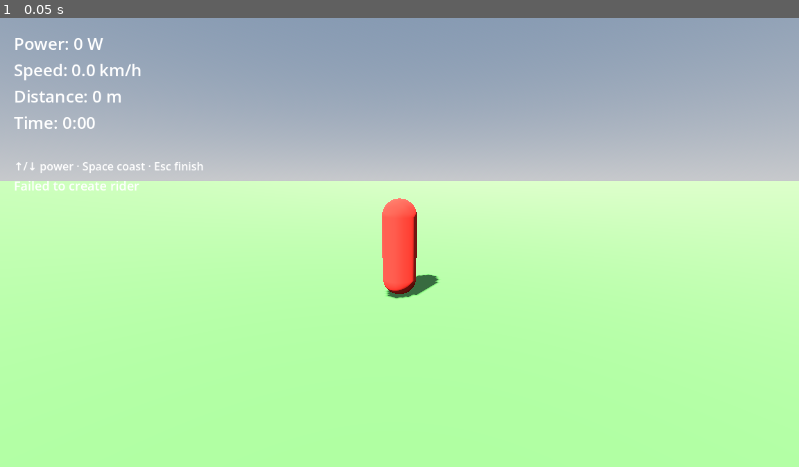
Above: before the commit, frame 1.
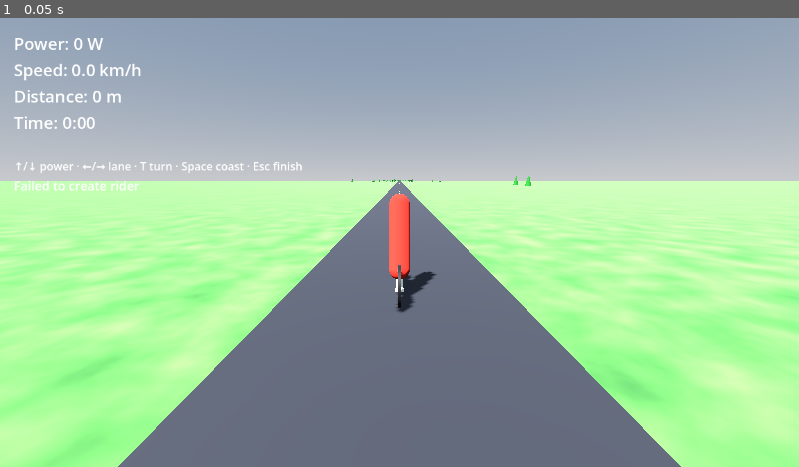
Above: after the commit, the same moment.

Repository: vincentdavis/gotta-bike-fast
Game: Godot game, scene res://scenes/ride.tscn
The game is run twice, just before and just after one commit, with the same random seed, the same clock (stepped at 60 frames per second) and the same inputs. This scene is started directly instead of the project's main scene.
Inputs:
- Up to frame 1 (0.05 s): no input

The runs differ from the first frame. In frame 1, 29% of the frame differs, in the area x 0-100%, y 32-100%.

Commit message:
Phase 1.5b - visual pass + lateral steering + turn-around
Visuals: dashed center line (MultiMesh-batched), tiled Perlin noise
ground (dark-to-light green ramp), 250 cone trees scattered beside
the road for motion parallax (MultiMesh, per-instance colour).

Controls: steering changed from free yaw to lateral lane-shift,
clamped to +/- 2 m from road centre. New T key flips the rider 180
degrees for turn-around. HUD hint updated.

Co-Authored-By: Claude Opus 4.7 (1M context) <noreply@anthropic.com>

Diff:
--- a/scenes/hud.tscn
+++ b/scenes/hud.tscn
@@ -33,7 +33,7 @@
 theme_override_font_sizes/font_size = 18
 
 [node name="HintLabel" type="Label" parent="VBox"]
-text = "↑/↓ power · Space coast · Esc finish"
+text = "↑/↓ power · ←/→ lane · T turn · Space coast · Esc finish"
 theme_override_font_sizes/font_size = 16
 
 [node name="StatusLabel" type="Label" parent="VBox"]
--- a/scripts/world/ride_controller.gd
+++ b/scripts/world/ride_controller.gd
@@ -9,6 +9,8 @@
 const POWER_RATE_WPS := 80.0
 const MAX_POWER_W := 1000.0
 const STARTING_POWER_W := 100.0
+const LATERAL_SPEED_MPS := 3.0
+const ROAD_HALF_WIDTH_M := 2.0  # soft clamp so the rider stays on the road
 const SAMPLE_HZ := 4.0
 const SAMPLE_FLUSH_S := 5.0
 
@@ -27,6 +29,7 @@
 var velocity_mps: float = 0.0
 var distance_m: float = 0.0
 var elapsed_s: float = 0.0
+var heading: int = 1  # +1 = facing -Z, -1 = turned around (facing +Z)
 
 var _samples_buffer: Array = []
 var _sample_accum_s: float = 0.0
@@ -36,6 +39,9 @@
 func _ready() -> void:
 	_setup_environment()
 	_setup_ground()
+	_setup_road()
+	_setup_markers()
+	_setup_scenery()
 	_setup_sun()
 	_setup_rider()
 	_setup_camera()
@@ -63,11 +69,153 @@
 	var mesh := PlaneMesh.new()
 	mesh.size = Vector2(4000, 4000)
 	ground.mesh = mesh
+
+	# Procedural grass texture: tiled Perlin noise mapped through a green ramp.
+	var noise := FastNoiseLite.new()
+	noise.noise_type = FastNoiseLite.TYPE_PERLIN
+	noise.frequency = 0.04
+	noise.fractal_octaves = 4
+	var noise_tex := NoiseTexture2D.new()
+	noise_tex.noise = noise
+	noise_tex.width = 512
+	noise_tex.height = 512
+	noise_tex.seamless = true
+	var ramp := Gradient.new()
+	ramp.set_color(0, Color(0.22, 0.42, 0.20))
+	ramp.set_color(1, Color(0.44, 0.64, 0.32))
+	noise_tex.color_ramp = ramp
+
 	var mat := StandardMaterial3D.new()
-	mat.albedo_color = Color(0.35, 0.55, 0.28)
+	mat.albedo_texture = noise_tex
+	mat.uv1_scale = Vector3(200, 200, 1)
 	mat.roughness = 1.0
 	ground.material_override = mat
 	add_child(ground)
+
+
+func _setup_road() -> void:
+	const ROAD_WIDTH := 4.0
+	const ROAD_LENGTH := 20000.0
+	const LINE_WIDTH := 0.15
+
+	# Asphalt strip down the middle of the field, slightly raised to avoid
+	# z-fighting with the ground. Centered on the rider's path (-Z forward).
+	var road := MeshInstance3D.new()
+	var road_mesh := PlaneMesh.new()
+	road_mesh.size = Vector2(ROAD_WIDTH, ROAD_LENGTH)
+	road.mesh = road_mesh
+	var road_mat := StandardMaterial3D.new()
+	road_mat.albedo_color = Color(0.18, 0.18, 0.20)
+	road_mat.roughness = 0.85
+	road.material_override = road_mat
+	road.position = Vector3(0.0, 0.01, -ROAD_LENGTH * 0.5 + 100.0)
+	add_child(road)
+
+	# Dashed center line via MultiMesh — one draw call for all dashes.
+	const DASH_LENGTH := 3.0
+	const DASH_GAP := 5.0
+	const DASH_COVERAGE := 10000.0  # length of road that gets dashes
+	var dash_period := DASH_LENGTH + DASH_GAP
+	var num_dashes := int(DASH_COVERAGE / dash_period)
+
+	var dashes := MultiMesh.new()
+	dashes.transform_format = MultiMesh.TRANSFORM_3D
+	dashes.instance_count = num_dashes
+	var dash_mesh := PlaneMesh.new()
+	dash_mesh.size = Vector2(LINE_WIDTH, DASH_LENGTH)
+	dashes.mesh = dash_mesh
+	for i in num_dashes:
+		var dz := -(i * dash_period + DASH_LENGTH * 0.5)
+		var t := Transform3D.IDENTITY
+		t.origin = Vector3(0.0, 0.02, dz)
+		dashes.set_instance_transform(i, t)
+
+	var dashes_inst := MultiMeshInstance3D.new()
+	dashes_inst.multimesh = dashes
+	var dash_mat := StandardMaterial3D.new()
+	dash_mat.albedo_color = Color(0.92, 0.92, 0.78)
+	dashes_inst.material_override = dash_mat
+	add_child(dashes_inst)
+
+
+func _setup_markers() -> void:
+	const MARKER_COUNT := 100  # markers up to 10km
+	const SPACING_M := 100.0
+	const SIDE_OFFSET := 3.2
+
+	# One shared mesh + material per marker style — Godot will batch instances.
+	var post_mesh := CylinderMesh.new()
+	post_mesh.height = 1.4
+	post_mesh.top_radius = 0.08
+	post_mesh.bottom_radius = 0.08
+
+	var km_mesh := CylinderMesh.new()
+	km_mesh.height = 2.4
+	km_mesh.top_radius = 0.12
+	km_mesh.bottom_radius = 0.12
+
+	var post_mat := StandardMaterial3D.new()
+	post_mat.albedo_color = Color(0.95, 0.95, 0.95)
+
+	var km_mat := StandardMaterial3D.new()
+	km_mat.albedo_color = Color(0.85, 0.25, 0.15)
+
+	for i in range(1, MARKER_COUNT + 1):
+		var distance := i * SPACING_M
+		var is_km := (i % 10) == 0
+		for side in [-1.0, 1.0]:
+			var post := MeshInstance3D.new()
+			post.mesh = km_mesh if is_km else post_mesh
+			post.material_override = km_mat if is_km else post_mat
+			var height := (km_mesh.height if is_km else post_mesh.height) as float
+			post.position = Vector3(side * SIDE_OFFSET, height * 0.5, -distance)
+			add_child(post)
+
+
+func _setup_scenery() -> void:
+	# Trees: cone meshes scattered randomly beside the road. Single MultiMesh
+	# instance so all trees share one draw call. Per-instance color varies the
+	# greens slightly. Seed is fixed so the layout is reproducible.
+	const TREE_COUNT := 250
+	const MIN_SIDE_DIST := 6.0
+	const MAX_SIDE_DIST := 60.0
+	const Z_COVERAGE := 9500.0
+
+	var trees := MultiMesh.new()
+	trees.transform_format = MultiMesh.TRANSFORM_3D
+	trees.use_colors = true
+	trees.instance_count = TREE_COUNT
+
+	var tree_mesh := CylinderMesh.new()
+	tree_mesh.top_radius = 0.0
+	tree_mesh.bottom_radius = 0.9
+	tree_mesh.height = 3.5
+	trees.mesh = tree_mesh
+
+	var rng := RandomNumberGenerator.new()
+	rng.seed = 0xB1CE_F00D
+
+	for i in TREE_COUNT:
+		var side: float = -1.0 if rng.randf() < 0.5 else 1.0
+		var x_dist: float = rng.randf_range(MIN_SIDE_DIST, MAX_SIDE_DIST) * side
+		var dz: float = -rng.randf_range(20.0, Z_COVERAGE)
+		var s: float = rng.randf_range(0.7, 1.4)
+
+		var basis := Basis().scaled(Vector3.ONE * s)
+		var origin := Vector3(x_dist, tree_mesh.height * 0.5 * s, dz)
+		trees.set_instance_transform(i, Transform3D(basis, origin))
+
+		var g: float = rng.randf_range(0.30, 0.50)
+		trees.set_instance_color(i, Color(0.10, g, 0.12))
+
+	var inst := MultiMeshInstance3D.new()
+	inst.multimesh = trees
+	var mat := StandardMaterial3D.new()
+	mat.albedo_color = Color.WHITE
+	mat.vertex_color_use_as_albedo = true
+	mat.roughness = 0.9
+	inst.material_override = mat
+	add_child(inst)
 
 
 func _setup_sun() -> void:
@@ -83,16 +231,48 @@
 	rider_node.name = "Rider"
 	add_child(rider_node)
 
-	var mesh := MeshInstance3D.new()
-	var capsule := CapsuleMesh.new()
-	capsule.radius = 0.3
-	capsule.height = 1.7
-	mesh.mesh = capsule
-	mesh.position = Vector3(0.0, 0.85, 0.0)
-	var mat := StandardMaterial3D.new()
-	mat.albedo_color = Color(0.85, 0.2, 0.15)
-	mesh.material_override = mat
-	rider_node.add_child(mesh)
+	# Body (jersey/torso) — narrower capsule than the Phase 1 placeholder.
+	var body := MeshInstance3D.new()
+	var body_mesh := CapsuleMesh.new()
+	body_mesh.radius = 0.18
+	body_mesh.height = 1.5
+	body.mesh = body_mesh
+	body.position = Vector3(0.0, 1.05, 0.0)
+	# Lean forward slightly to suggest aero position.
+	body.rotation_degrees = Vector3(-18.0, 0.0, 0.0)
+	var body_mat := StandardMaterial3D.new()
+	body_mat.albedo_color = Color(0.85, 0.2, 0.15)
+	body.material_override = body_mat
+	rider_node.add_child(body)
+
+	# Two wheels — shared mesh and material, rotated so their axis is along X.
+	var wheel_mesh := CylinderMesh.new()
+	wheel_mesh.height = 0.05
+	wheel_mesh.top_radius = 0.34
+	wheel_mesh.bottom_radius = 0.34
+	var wheel_mat := StandardMaterial3D.new()
+	wheel_mat.albedo_color = Color(0.08, 0.08, 0.08)
+	wheel_mat.roughness = 0.6
+
+	for z_offset in [-0.55, 0.55]:
+		var wheel := MeshInstance3D.new()
+		wheel.mesh = wheel_mesh
+		wheel.material_override = wheel_mat
+		wheel.position = Vector3(0.0, 0.34, z_offset)
+		wheel.rotation_degrees = Vector3(0.0, 0.0, 90.0)
+		rider_node.add_child(wheel)
+
+	# Top tube connecting the wheels — thin horizontal cylinder.
+	var frame := MeshInstance3D.new()
+	var frame_mesh := CylinderMesh.new()
+	frame_mesh.height = 1.1
+	frame_mesh.top_radius = 0.04
+	frame_mesh.bottom_radius = 0.04
+	frame.mesh = frame_mesh
+	frame.material_override = body_mat
+	frame.position = Vector3(0.0, 0.55, 0.0)
+	frame.rotation_degrees = Vector3(90.0, 0.0, 0.0)
+	rider_node.add_child(frame)
 
 
 func _setup_camera() -> void:
@@ -161,6 +341,9 @@
 			target_power_w = 0.0
 		elif event.keycode == KEY_ESCAPE:
 			_finish_ride()
+		elif event.keycode == KEY_T:
+			heading = -heading
+			rider_node.rotation.y = 0.0 if heading == 1 else PI
 
 
 func _process(delta: float) -> void:
@@ -185,7 +368,22 @@
 	distance_m += velocity_mps * delta
 	elapsed_s += delta
 
-	rider_node.position.z = -distance_m
+	# Lateral steering input (rider's local frame: +X is rider's right).
+	var local_dx := 0.0
+	if Input.is_key_pressed(KEY_LEFT):
+		local_dx -= LATERAL_SPEED_MPS * delta
+	if Input.is_key_pressed(KEY_RIGHT):
+		local_dx += LATERAL_SPEED_MPS * delta
+
+	# Forward = local -Z; rider_node's rotation handles turn-around.
+	rider_node.translate(Vector3(local_dx, 0.0, -velocity_mps * delta))
+
+	# Soft clamp: keep the rider on the road (road runs along world Z).
+	var world_x := rider_node.global_position.x
+	if world_x > ROAD_HALF_WIDTH_M:
+		rider_node.global_position.x = ROAD_HALF_WIDTH_M
+	elif world_x < -ROAD_HALF_WIDTH_M:
+		rider_node.global_position.x = -ROAD_HALF_WIDTH_M
 
 	_sample_accum_s += delta
 	var sample_dt := 1.0 / SAMPLE_HZ
